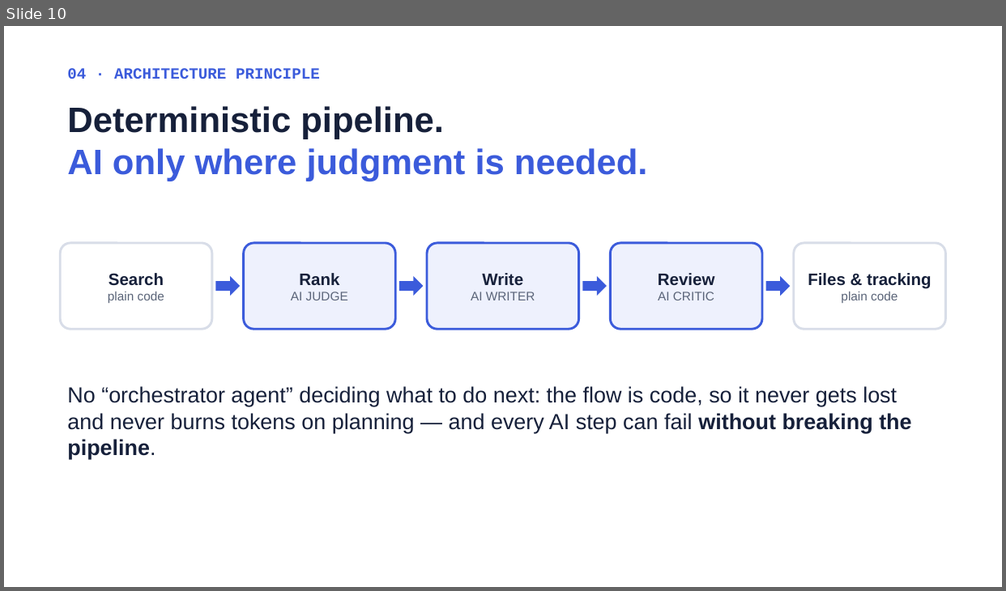
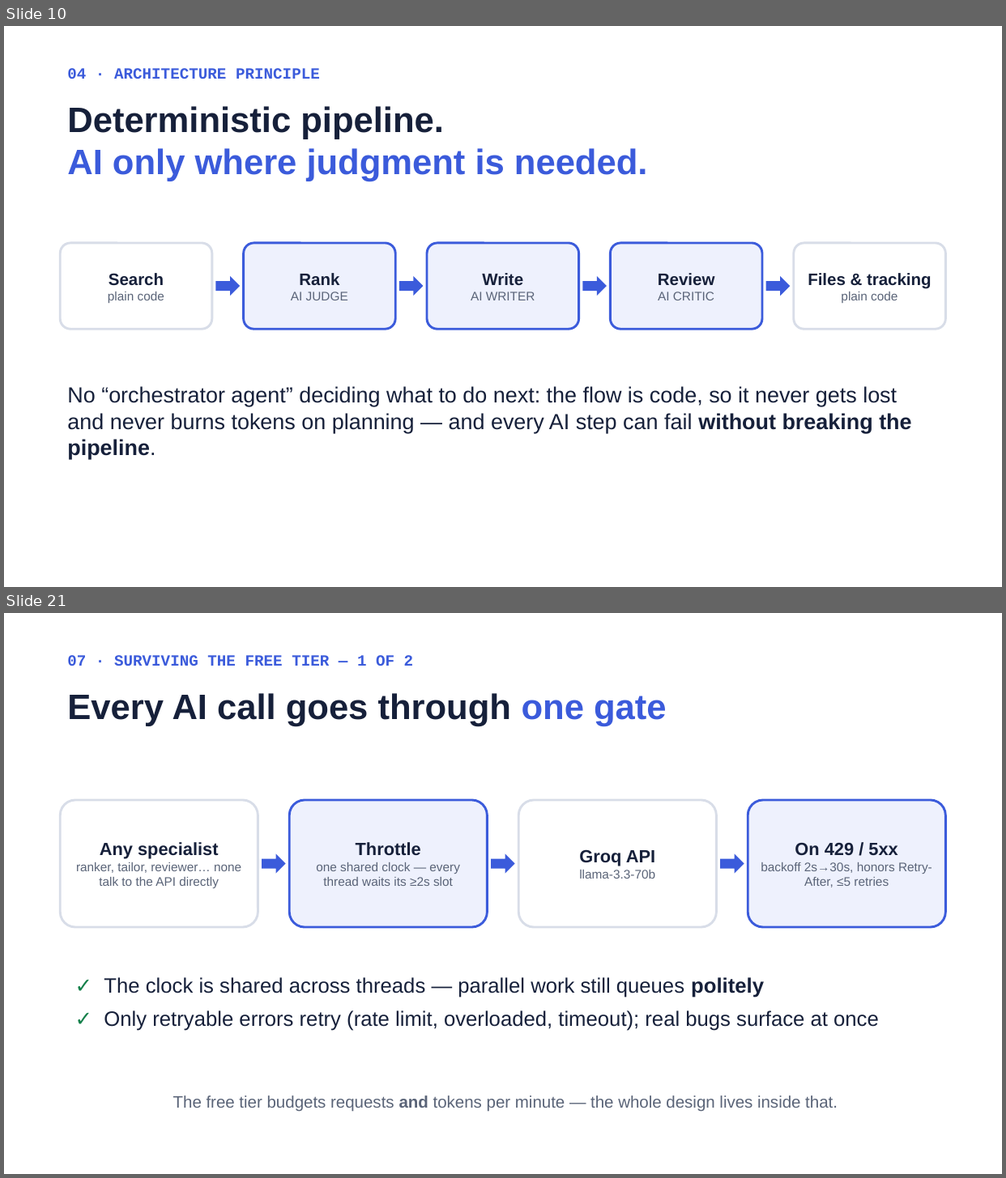
Before and after one commit to DavidZeff1/agent, a slide deck: presentation/Job Agent Presentation.pptx. Shown one above the other, each under a label of ours: slide 10 before the commit, slides 10 and 21 after it; the slides between them are not shown. The pictures are 1006x591 and 1006x1178 pixels, drawn with LibreOffice and Linux fonts; fonts in the diff are those of the drawing. Boxes give left, top, right and bottom in pixels: in the first picture for what was removed or moved away, otherwise in the second. Text is boxed around its words. In the diff, an @@ line names an element or a change of style, - is before the commit and + after.

```diff
--- a/presentation/Job Agent Presentation.pptx
+++ b/presentation/Job Agent Presentation.pptx
@@ slide 21 added at (4, 613, 1002, 1174), background #FFFFFF @@
@@ text added at (67, 655, 414, 666), 15 pt, text #3B5BDB, bold @@
+07 · SURVIVING THE FREE TIER — 1 OF 2
@@ text added at (67, 693, 667, 726), 34 pt, text #16203A, bold @@
+Every AI call goes through one gate
@@ rounded rectangle added at (60, 800, 258, 927), fill #FFFFFF, outline #D8DDE8 2.25 pt, 12 pt, text #5A6478 @@
+Any specialist
+ranker, tailor, reviewer… none talk to the API directly
@@ rounded rectangle added at (289, 800, 487, 927), fill #EEF1FD, outline #3B5BDB 2.25 pt, 12 pt, text #5A6478 @@
+Throttle
+one shared clock — every thread waits its ≥2s slot
@@ rounded rectangle added at (519, 800, 717, 927), fill #FFFFFF, outline #D8DDE8 2.25 pt, 12 pt, text #5A6478 @@
+Groq API
+llama-3.3-70b
@@ rounded rectangle added at (748, 800, 946, 927), fill #EEF1FD, outline #3B5BDB 2.25 pt, 12 pt, text #5A6478 @@
+On 429 / 5xx
+backoff 2s→30s, honors Retry-After, ≤5 retries
@@ right arrow added at (262, 854, 286, 874), fill #3B5BDB @@
@@ right arrow added at (491, 854, 514, 874), fill #3B5BDB @@
@@ right arrow added at (720, 854, 744, 874), fill #3B5BDB @@
@@ text added at (104, 977, 879, 1031), 20 pt, text #16203A @@
+✓ The clock is shared across threads — parallel work still queues politely
+✓ Only retryable errors retry (rate limit, overloaded, timeout); real bugs surface at once
@@ text added at (173, 1096, 837, 1112), 16 pt, text #5A6478 @@
+The free tier budgets requests and tokens per minute — the whole design lives inside that.
```
Also in this commit, not shown: 16 slides changed, 12 other slides added, 2 other files.
